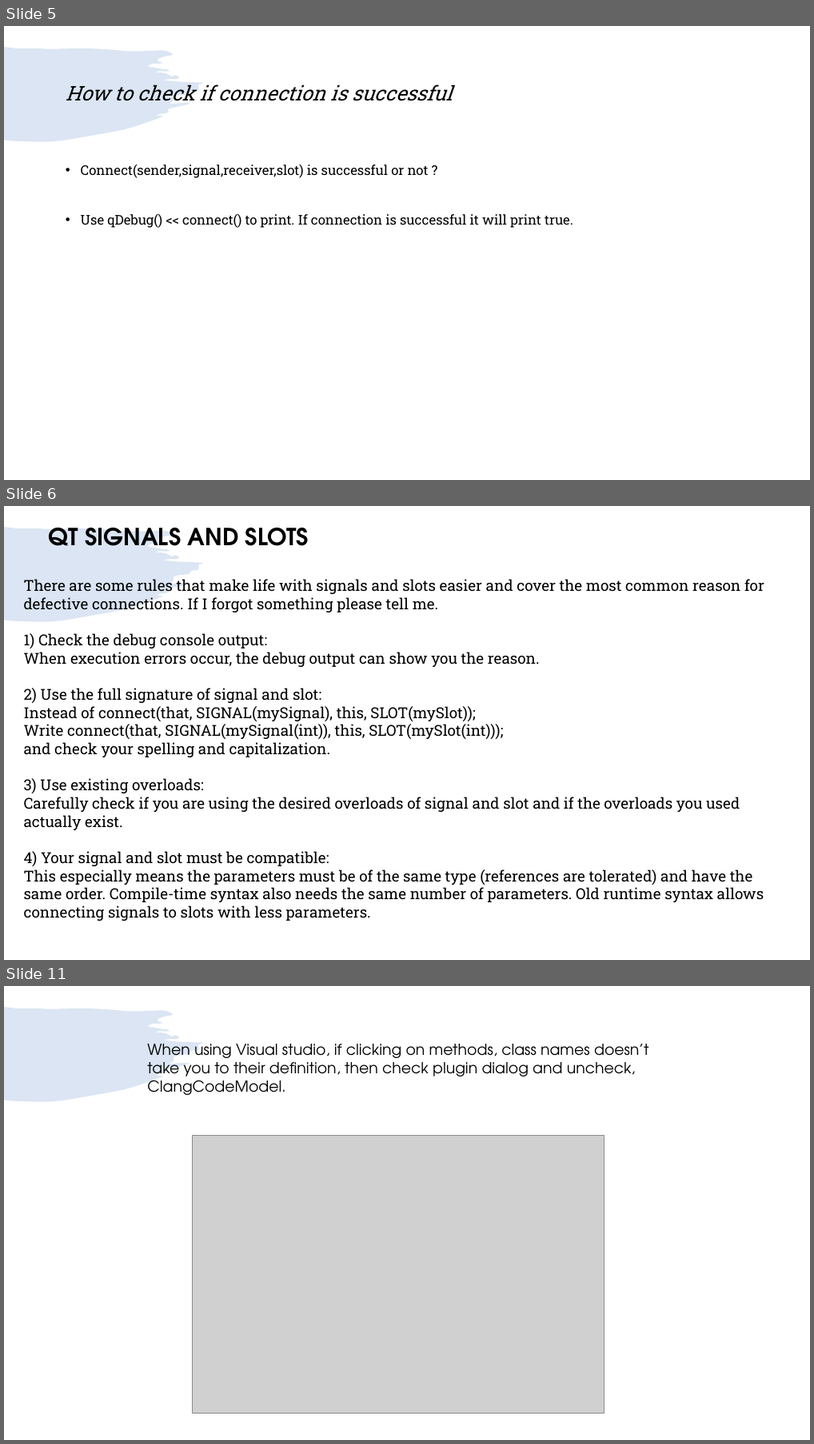
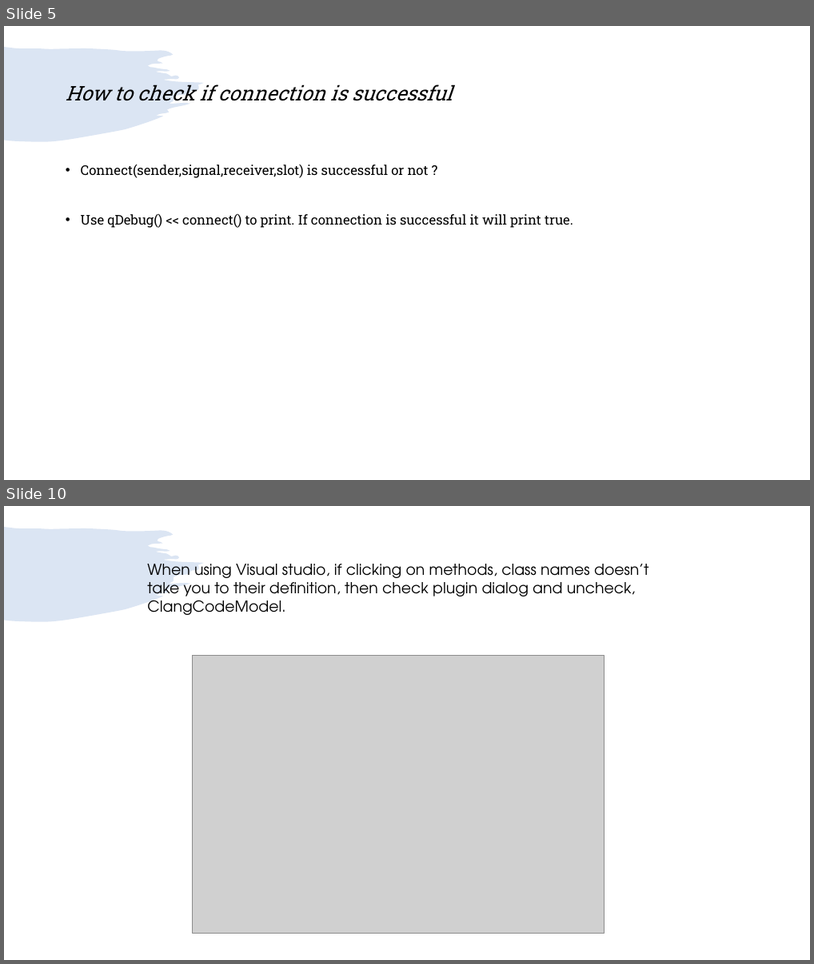
Before and after one commit to girishlande/QtProjects, a slide deck: learnings.pptx. Shown one above the other, each under a label of ours: slides 5, 6 and 11 before the commit, slides 5 and 10 after it; the slides between them are not shown. The pictures are 814x1444 and 814x964 pixels, drawn with LibreOffice and Linux fonts; fonts in the diff are those of the drawing; grey boxes stand for pictures. Boxes give left, top, right and bottom in pixels: in the first picture for what was removed or moved away, otherwise in the second. Text is boxed around its words. In the diff, an @@ line names an element or a change of style, - is before the commit and + after.

```diff
--- a/learnings.pptx
+++ b/learnings.pptx
@@ slide 6 removed at [4,506,810,960], background #FFFFFF; not listed: 1 template element that a slide beside it also shows @@
@@ text removed at [49,528,309,546] @@
-QT SIGNALS AND SLOTS
@@ text removed at [24,579,765,920] @@
-There are some rules that make life with signals and slots easier and cover the most common reason for defective connections. If I forgot something please tell me.
-1) Check the debug console output:
-When execution errors occur, the debug output can show you the reason.
-2) Use the full signature of signal and slot:
-Instead of connect(that, SIGNAL(mySignal), this, SLOT(mySlot));
-Write connect(that, SIGNAL(mySignal(int)), this, SLOT(mySlot(int)));
-and check your spelling and capitalization.
-3) Use existing overloads:
-Carefully check if you are using the desired overloads of signal and slot and if the overloads you used actually exist.
-4) Your signal and slot must be compatible:
-This especially means the parameters must be of the same type (references are tolerated) and have the same order. Compile-time syntax also needs the same number of parameters. Old runtime syntax allows connecting signals to slots with less parameters.
@@ what was slide 11 is now slide 10 @@
```
Also in this commit, not shown: 4 slides changed, 3 slides added, 3 other slides removed.
